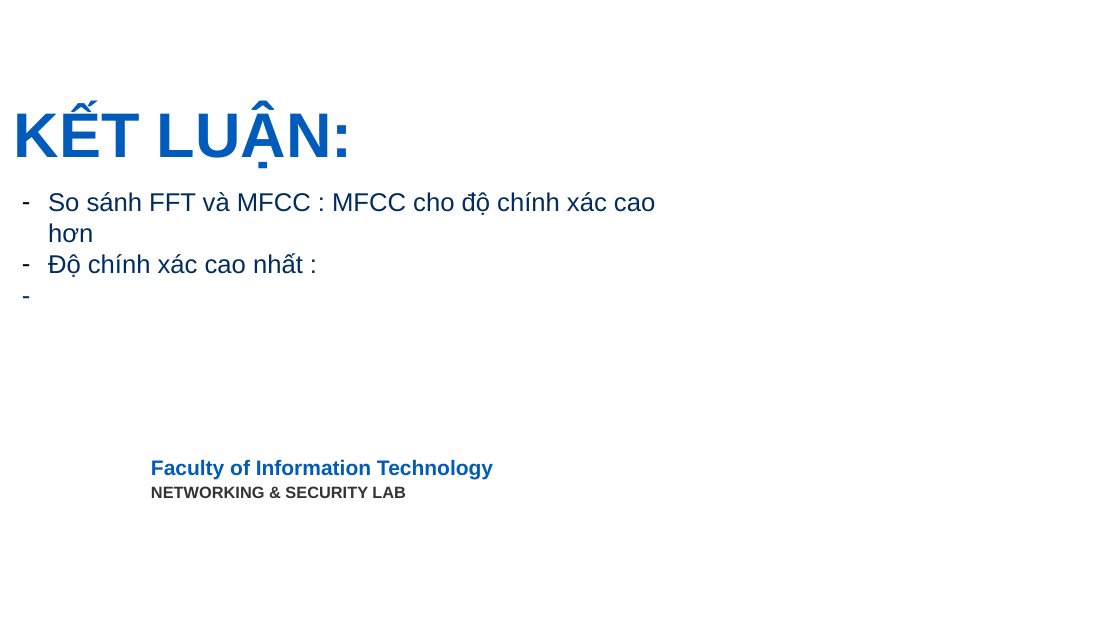
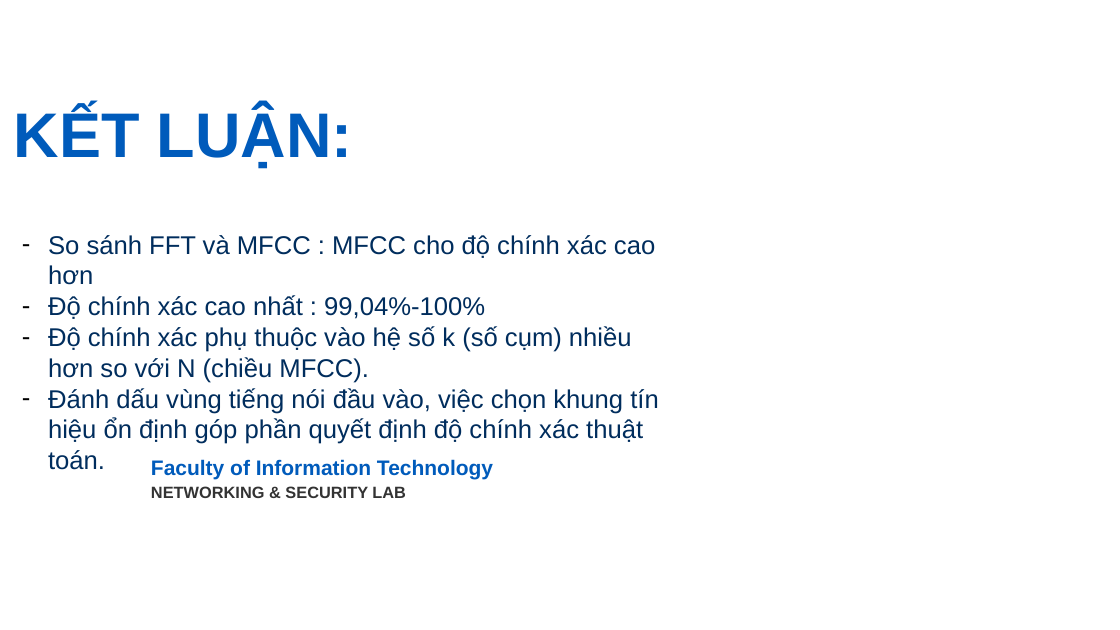
Before and after one commit to giabao2807/digital-signal-processing, a slide deck: slide 37 of abc/Final.pptx (slide 28 before the commit). Drawn at 1120x630 pixels with LibreOffice and Linux fonts; fonts in the diff are those of the drawing; background and template pictures are left out. Boxes give left, top, right and bottom in pixels: in the first picture for what was removed or moved away, otherwise in the second. Text is boxed around its words. In the diff, an @@ line names an element or a change of style, - is before the commit and + after.

```diff
--- a/abc/Final.pptx
+++ b/abc/Final.pptx
@@ text "So sánh FFT và MFCC ...": place and size @@
-text "So sánh FFT và MFCC ..." at <box>48,192,655,277</box>
+text "So sánh FFT và MFCC ..." at <box>48,235,658,470</box>
@@ text at <box>48,295,658,470</box>: text changed @@
-– Độ chính xác cao nhất :
--
+– Độ chính xác cao nhất : 99,04%-100%
+– Độ chính xác phụ thuộc vào hệ số k (số cụm) nhiều hơn so với N (chiều MFCC).
+– Đánh dấu vùng tiếng nói đầu vào, việc chọn khung tín hiệu ổn định góp phần quyết định độ chính xác thuật toán.
```
Also in this commit, not shown: 7 other slides changed, 10 slides added, 1 slide removed, 10 other files.
